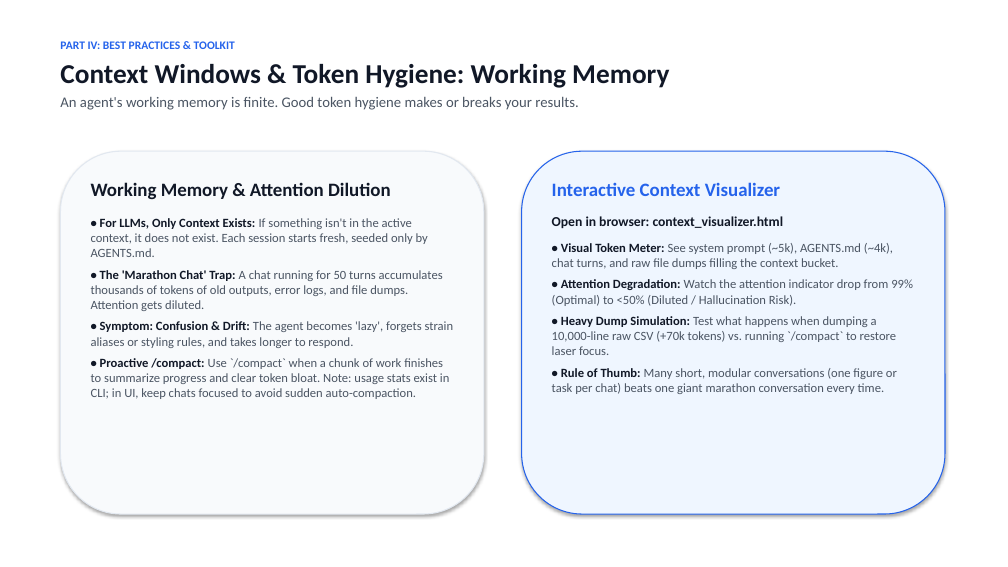
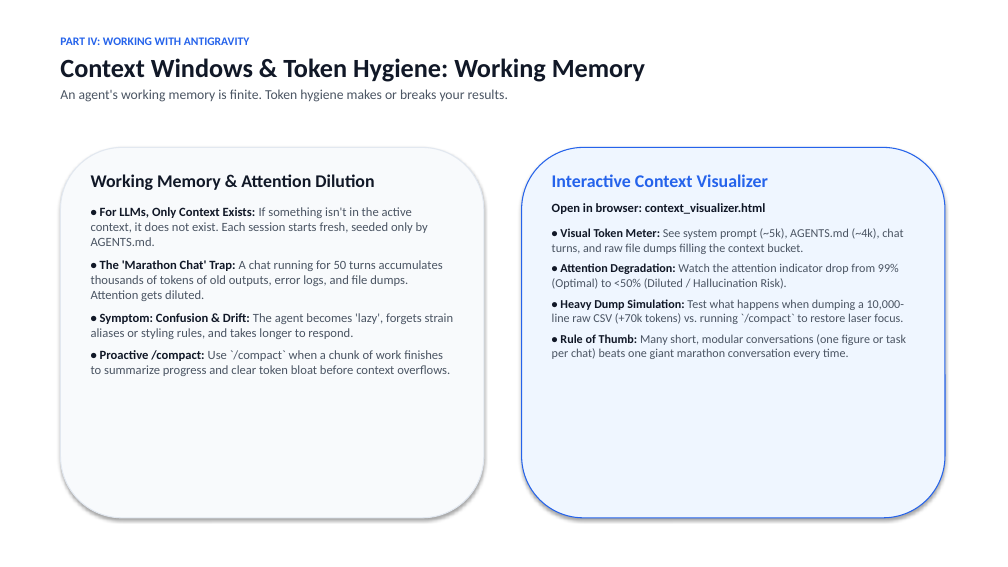
Before and after one commit to berman-lab/antigravity-intoduction-presentation, a slide deck: slide 16 of antigravity_lab_presentation.pptx (slide 12 before the commit). Drawn at 1008x567 pixels with LibreOffice and Linux fonts; fonts in the diff are those of the drawing. Boxes give left, top, right and bottom in pixels: in the first picture for what was removed or moved away, otherwise in the second. Text is boxed around its words. In the diff, an @@ line names an element or a change of style, - is before the commit and + after.

```diff
--- a/antigravity_lab_presentation.pptx
+++ b/antigravity_lab_presentation.pptx
@@ text at (60, 37, 249, 45): text changed @@
-PART IV: BEST PRACTICES & TOOLKIT
+PART IV: WORKING WITH ANTIGRAVITY
@@ text at (60, 58, 645, 82): size 26 to 25 pt in "Context Windows & Token Hygiene: Working Memory" @@
@@ text at (60, 89, 508, 102): text changed; size 14 to 13 pt @@
-An agent's working memory is finite. Good token hygiene makes or breaks your results.
+An agent's working memory is finite. Token hygiene makes or breaks your results.
@@ rounded rectangle: place and size @@
-rounded rectangle at (60, 151, 484, 514)
+rounded rectangle at (60, 147, 484, 518)
@@ rounded rectangle: place and size @@
-rounded rectangle at (522, 151, 945, 514)
+rounded rectangle at (522, 147, 945, 518)
@@ text "Working Memory & Attention Dilution": place and size @@
-text "Working Memory & Attention Dilution" at (91, 182, 454, 399)
+text "Working Memory & Attention Dilution" at (91, 174, 454, 376)
@@ text at (91, 174, 454, 339): size 18 to 17 pt in "Working Memory & Attention Dilution"; less space between paragraphs; more space between paragraphs @@
@@ text "Interactive Context Visualizer": place and size @@
-text "Interactive Context Visualizer" at (552, 182, 913, 394)
+text "Interactive Context Visualizer" at (552, 174, 906, 359)
@@ text "Interactive Context Visualizer" at (552, 174, 906, 359): size 18 to 17 pt in "Interactive Context Visualizer"; size 13 to 12 pt in "Open in browser: context_visualizer.html"; size 12 to 11.5 pt in "• Visual Token Meter: See system prompt ...", "• Attention Degradation: Watch the attention indicator ...", "• Heavy Dump Simulation: Test what happens ...", "• Rule of Thumb: Many short, modular ..."; less space between paragraphs @@
@@ text at (91, 350, 450, 376): text changed @@
-• Proactive /compact: Use `/compact` when a chunk of work finishes to summarize progress and clear token bloat. Note: usage stats exist in CLI; in UI, keep chats focused to avoid sudden auto-compaction.
+• Proactive /compact: Use `/compact` when a chunk of work finishes to summarize progress and clear token bloat before context overflows.
```
Also in this commit, not shown: 10 other slides changed, 17 slides added, 7 slides removed, 1 other file.
